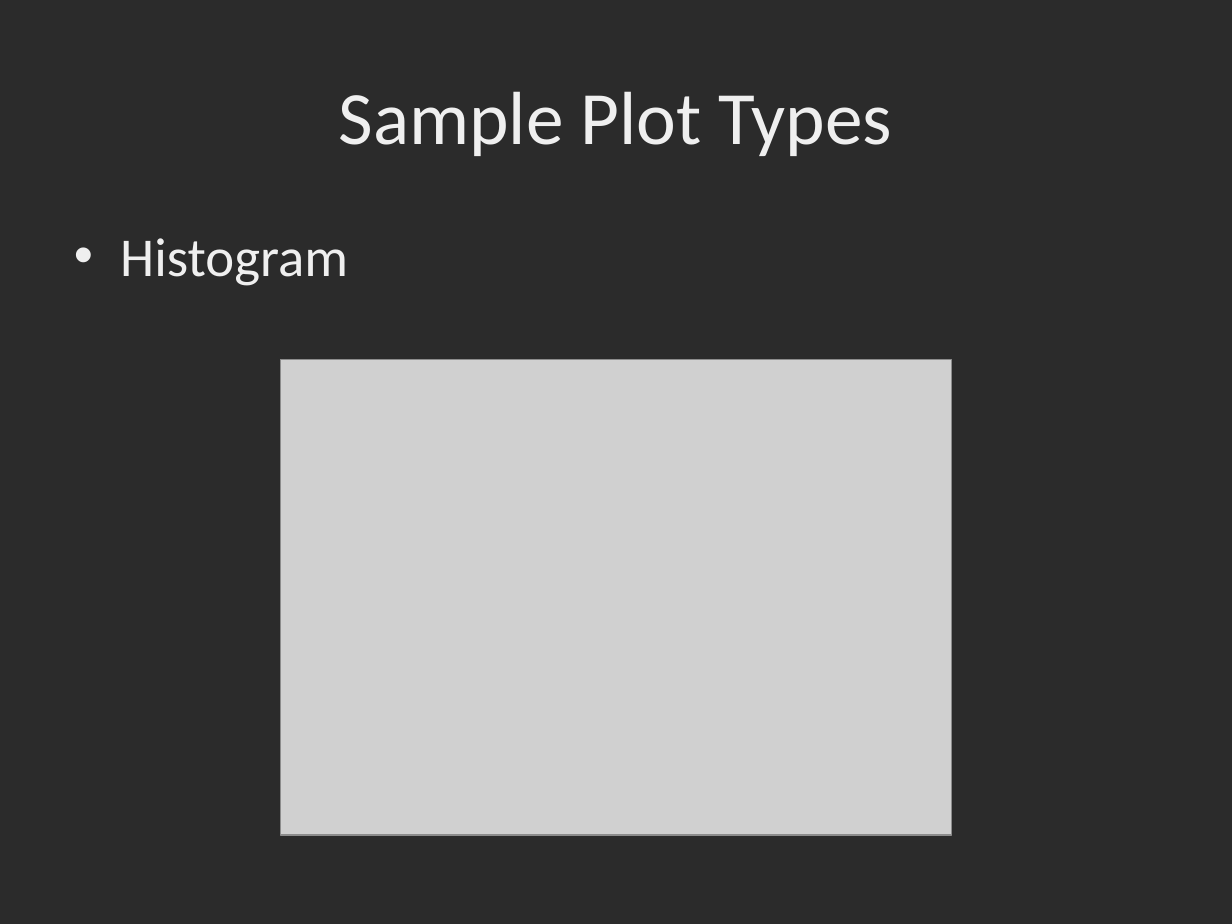
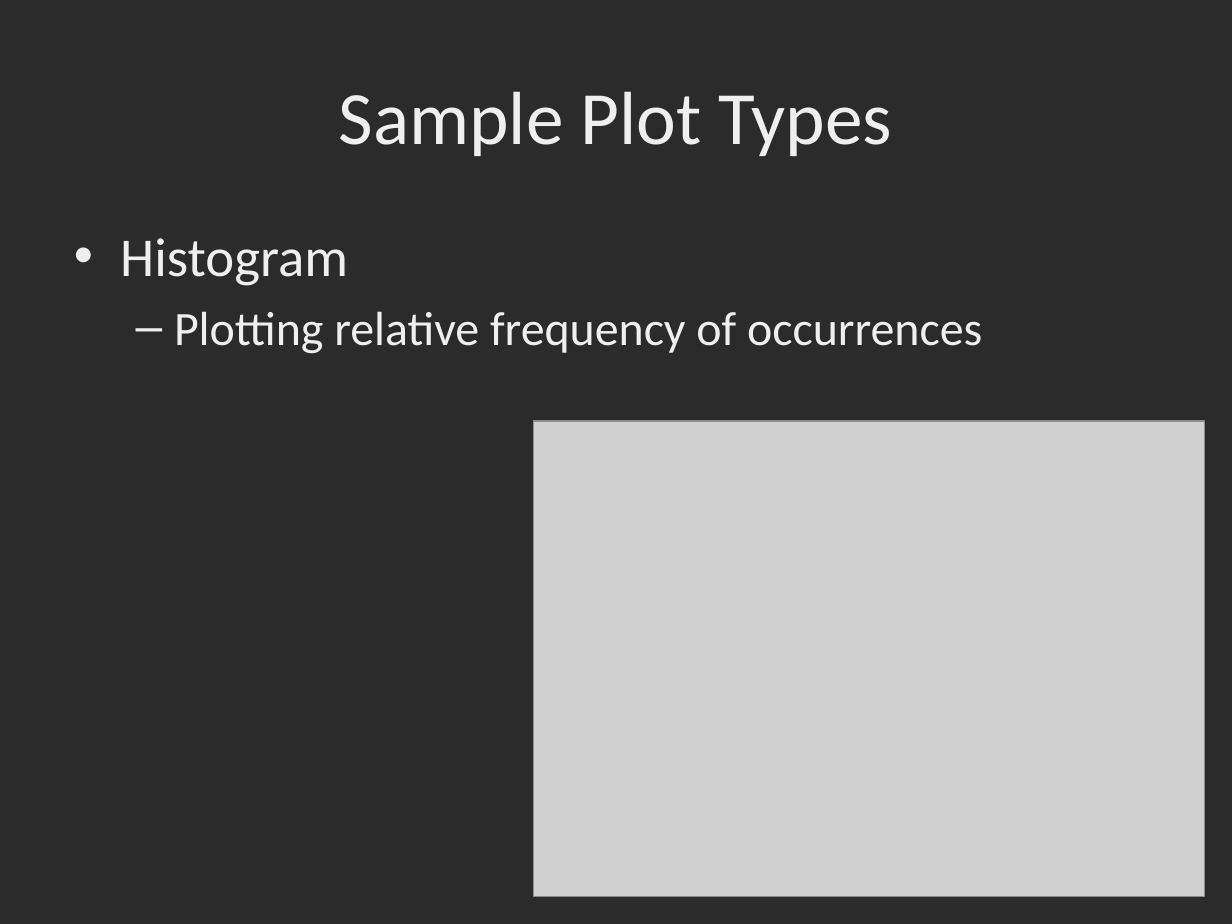
Before and after one commit to dbowmans46/PracticalProgramming, a slide deck: slide 8 of Session 7 - Python/Instructional Material/Session 7 - Python Plotting with MatPlotLib.pptx. Drawn at 1232x924 pixels with LibreOffice and Linux fonts; fonts in the diff are those of the drawing; grey boxes stand for pictures; background and template pictures are left out; a plain dark background stands for a picture behind light text. Boxes give left, top, right and bottom in pixels: in the first picture for what was removed or moved away, otherwise in the second. Text is boxed around its words. In the diff, an @@ line names an element or a change of style, - is before the commit and + after.

Commit message:
Added reasons for selecting a certain type of plot.

```diff
--- a/Session 7 - Python/Instructional Material/Session 7 - Python Plotting with MatPlotLib.pptx
+++ b/Session 7 - Python/Instructional Material/Session 7 - Python Plotting with MatPlotLib.pptx
@@ text at [174,311,982,354]: paragraph added @@
+  – Plotting relative frequency of occurrences
@@ picture: place and size @@
-picture at [281,360,952,835]
+picture at [533,421,1205,897]
```
Also in this commit, not shown: 8 other slides changed.
